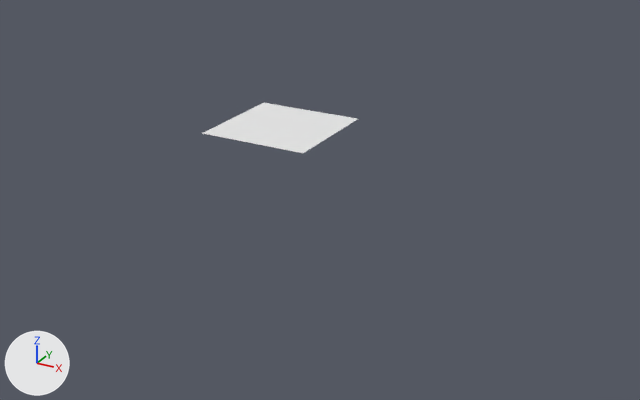
Two versions of the Blender file Assets/models/Tiles and tile materials.blend, one commit apart.
The view is the same before and after, from a 50 mm camera at (0.771, -1.263, 0.506) aimed at (0.138, -0.113, -0.069). The axes (+X, +Y, +Z) are drawn at lower left. The lights are the same throughout.
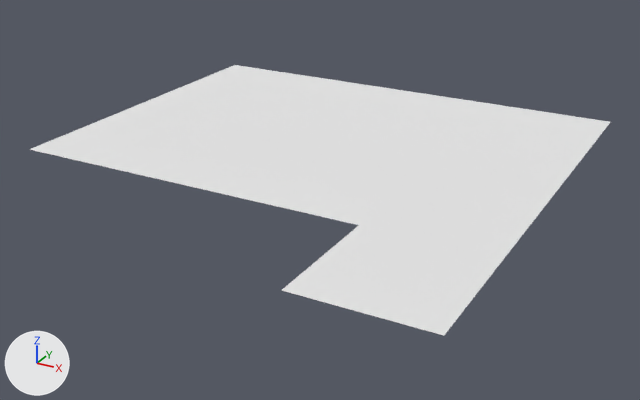
Boxes (x1, y1, x2, y2) around the edits, measured in the pictures (640 x 400 px):
'GroundTileFlowersOrange', added: after (282, 225, 504, 335)
'GroundTileFlowersBlue', added: after (360, 176, 549, 259)
'GroundTilePlantable', added: after (234, 153, 417, 225)
'GroundTileFlowersYellow', added: after (418, 137, 583, 201)
'GroundTilePlanted', added: after (125, 133, 303, 196)
'GroundTile', added: after (304, 119, 464, 176)
'GroundTileGrow1', added: after (29, 116, 201, 171)
'GroundTileFlowersRed', added: after (465, 105, 610, 157)
'GroundTileGrow5', added: after (359, 91, 502, 137)
'GroundTileGrow2', added: after (112, 88, 264, 133)
'GroundTileGrow4', added: after (264, 77, 404, 119)
'GroundTileGrow3', added: after (180, 65, 315, 102)

The change, as a list of edits to the scene's bpy script:
```text
Add me_dirt:
    me_dirt.from_pydata([(-1.0, -1.0, 0.0), (1.0, -1.0, 0.0), (-1.0, 1.0, 0.0), (1.0, 1.0, 0.0)], [], [(0, 1, 3), (2, 0, 3)])
    me_dirt.materials.append(mat_dirt)  # its picture is missing
Add me_dirtplantable:
    me_dirtplantable.from_pydata([(-1.0, -1.0, 0.0), (1.0, -1.0, 0.0), (-1.0, 1.0, 0.0), (1.0, 1.0, 0.0)], [], [(0, 1, 3), (2, 0, 3)])
    me_dirtplantable.materials.append(mat_dirtplantable)  # its picture is missing
Add me_dirtplanted:
    me_dirtplanted.from_pydata([(-1.0, -1.0, 0.0), (1.0, -1.0, 0.0), (-1.0, 1.0, 0.0), (1.0, 1.0, 0.0)], [], [(0, 1, 3), (2, 0, 3)])
    me_dirtplanted.materials.append(mat_dirtplanted)  # its picture is missing
Add me_dirtgrow1:
    me_dirtgrow1.from_pydata([(-1.0, -1.0, 0.0), (1.0, -1.0, 0.0), (-1.0, 1.0, 0.0), (1.0, 1.0, 0.0)], [], [(0, 1, 3), (2, 0, 3)])
    me_dirtgrow1.materials.append(mat_dirtgrow1)  # its picture is missing
Add me_dirtgrow2:
    me_dirtgrow2.from_pydata([(-1.0, -1.0, 0.0), (1.0, -1.0, 0.0), (-1.0, 1.0, 0.0), (1.0, 1.0, 0.0)], [], [(0, 1, 3), (2, 0, 3)])
    me_dirtgrow2.materials.append(mat_dirtgrow2)  # its picture is missing
Add me_dirtgrow3:
    me_dirtgrow3.from_pydata([(-1.0, -1.0, 0.0), (1.0, -1.0, 0.0), (-1.0, 1.0, 0.0), (1.0, 1.0, 0.0)], [], [(0, 1, 3), (2, 0, 3)])
    me_dirtgrow3.materials.append(mat_dirtgrow3)  # its picture is missing
Add me_dirtgrow4:
    me_dirtgrow4.from_pydata([(-1.0, -1.0, 0.0), (1.0, -1.0, 0.0), (-1.0, 1.0, 0.0), (1.0, 1.0, 0.0)], [], [(0, 1, 3), (2, 0, 3)])
    me_dirtgrow4.materials.append(mat_dirtgrow4)  # its picture is missing
Add me_dirtgrow5:
    me_dirtgrow5.from_pydata([(-1.0, -1.0, 0.0), (1.0, -1.0, 0.0), (-1.0, 1.0, 0.0), (1.0, 1.0, 0.0)], [], [(0, 1, 3), (2, 0, 3)])
    me_dirtgrow5.materials.append(mat_dirtgrow5)  # its picture is missing
Add me_dirtflowersred:
    me_dirtflowersred.from_pydata([(-1.0, -1.0, 0.0), (1.0, -1.0, 0.0), (-1.0, 1.0, 0.0), (1.0, 1.0, 0.0)], [], [(0, 1, 3), (2, 0, 3)])
    me_dirtflowersred.materials.append(mat_dirtflowersred)  # its picture is missing
Add me_dirtflowersyellow:
    me_dirtflowersyellow.from_pydata([(-1.0, -1.0, 0.0), (1.0, -1.0, 0.0), (-1.0, 1.0, 0.0), (1.0, 1.0, 0.0)], [], [(0, 1, 3), (2, 0, 3)])
    me_dirtflowersyellow.materials.append(mat_dirtflowersyellow)  # its picture is missing
Add me_dirtflowersblue:
    me_dirtflowersblue.from_pydata([(-1.0, -1.0, 0.0), (1.0, -1.0, 0.0), (-1.0, 1.0, 0.0), (1.0, 1.0, 0.0)], [], [(0, 1, 3), (2, 0, 3)])
    me_dirtflowersblue.materials.append(mat_dirtflowersblue)  # its picture is missing
Add me_dirtflowersorange:
    me_dirtflowersorange.from_pydata([(-1.0, -1.0, 0.0), (1.0, -1.0, 0.0), (-1.0, 1.0, 0.0), (1.0, 1.0, 0.0)], [], [(0, 1, 3), (2, 0, 3)])
    me_dirtflowersorange.materials.append(mat_dirtflowersorange)  # its picture is missing
Add ob_groundtile:
    ob_groundtile = bpy.data.objects.new('GroundTile', me_dirt)
    ob_groundtile.location = (0.2, 0.0, 0.0)
    ob_groundtile.scale = (0.1, 0.1, 0.1)
Add ob_groundtileplantable:
    ob_groundtileplantable = bpy.data.objects.new('GroundTilePlantable', me_dirtplantable)
    ob_groundtileplantable.location = (0.2, -0.2, 0.0)
    ob_groundtileplantable.scale = (0.1, 0.1, 0.1)
Add ob_groundtileplanted:
    ob_groundtileplanted = bpy.data.objects.new('GroundTilePlanted', me_dirtplanted)
    ob_groundtileplanted.location = (0.0, -0.2, 0.0)
    ob_groundtileplanted.scale = (0.1, 0.1, 0.1)
Add ob_groundtilegrow1:
    ob_groundtilegrow1 = bpy.data.objects.new('GroundTileGrow1', me_dirtgrow1)
    ob_groundtilegrow1.location = (-0.2, -0.2, 0.0)
    ob_groundtilegrow1.scale = (0.1, 0.1, 0.1)
Add ob_groundtilegrow2:
    ob_groundtilegrow2 = bpy.data.objects.new('GroundTileGrow2', me_dirtgrow2)
    ob_groundtilegrow2.location = (-0.2, 0.0, 0.0)
    ob_groundtilegrow2.scale = (0.1, 0.1, 0.1)
Add ob_groundtilegrow3:
    ob_groundtilegrow3 = bpy.data.objects.new('GroundTileGrow3', me_dirtgrow3)
    ob_groundtilegrow3.location = (-0.2, 0.2, 0.0)
    ob_groundtilegrow3.scale = (0.1, 0.1, 0.1)
Add ob_groundtilegrow4:
    ob_groundtilegrow4 = bpy.data.objects.new('GroundTileGrow4', me_dirtgrow4)
    ob_groundtilegrow4.location = (0.0, 0.2, 0.0)
    ob_groundtilegrow4.scale = (0.1, 0.1, 0.1)
Add ob_groundtilegrow5:
    ob_groundtilegrow5 = bpy.data.objects.new('GroundTileGrow5', me_dirtgrow5)
    ob_groundtilegrow5.location = (0.2, 0.2, 0.0)
    ob_groundtilegrow5.scale = (0.1, 0.1, 0.1)
Add ob_groundtileflowersred:
    ob_groundtileflowersred = bpy.data.objects.new('GroundTileFlowersRed', me_dirtflowersred)
    ob_groundtileflowersred.location = (0.4, 0.2, 0.0)
    ob_groundtileflowersred.scale = (0.1, 0.1, 0.1)
Add ob_groundtileflowersyellow:
    ob_groundtileflowersyellow = bpy.data.objects.new('GroundTileFlowersYellow', me_dirtflowersyellow)
    ob_groundtileflowersyellow.location = (0.4, 0.0, 0.0)
    ob_groundtileflowersyellow.scale = (0.1, 0.1, 0.1)
Add ob_groundtileflowersblue:
    ob_groundtileflowersblue = bpy.data.objects.new('GroundTileFlowersBlue', me_dirtflowersblue)
    ob_groundtileflowersblue.location = (0.4, -0.2, 0.0)
    ob_groundtileflowersblue.scale = (0.1, 0.1, 0.1)
Add ob_groundtileflowersorange:
    ob_groundtileflowersorange = bpy.data.objects.new('GroundTileFlowersOrange', me_dirtflowersorange)
    ob_groundtileflowersorange.location = (0.4, -0.4, 0.0)
    ob_groundtileflowersorange.scale = (0.1, 0.1, 0.1)
```
